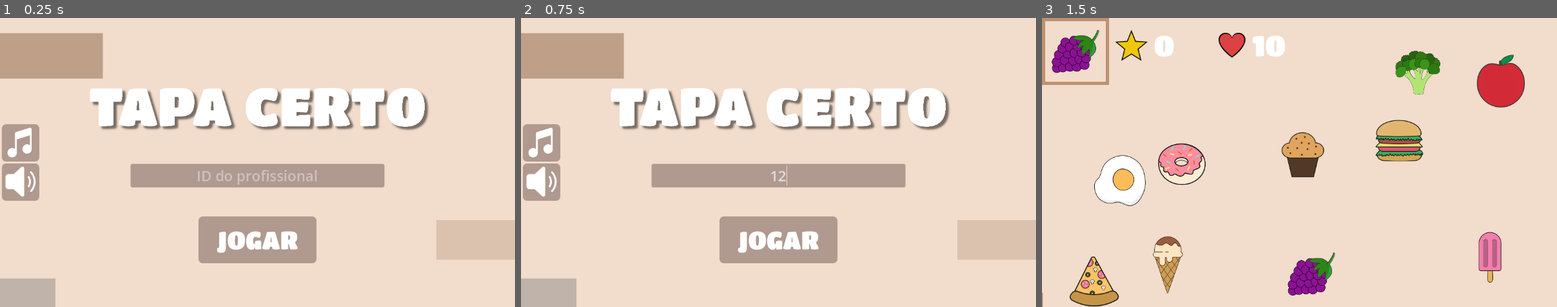
Above: before the commit, frames 1-3 (left to right).
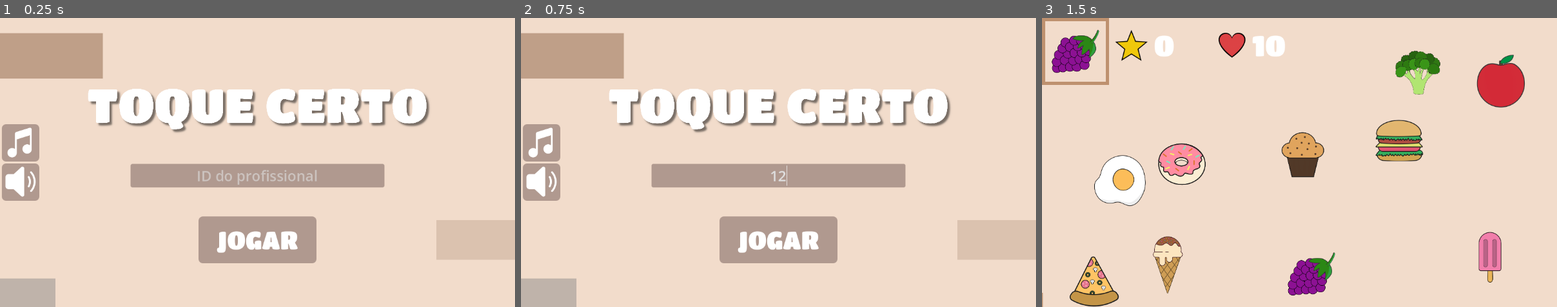
Above: after the commit, the same moments.

Repository: Frankl1sales/Course-Start-Godot
Game: Godot game, scene res://UI/tela_inicial_teste.tscn
Same seed, same stepped clock (60 frames per second), same inputs: the game is played once before the commit and once after it.
Inputs (mouse positions are in pixels of both pictures, inside the frame that each line leads up to):
- Up to frame 1 (0.25 s): no input
- Up to frame 2 (0.75 s): click (778, 176) at 0.52 s; type "12" at 0.6 s
- Up to frame 3 (1.5 s): click "JOGAR" at 1.25 s

The runs differ from the first frame. In frame 1, 5.0% of the frame differs, in the area x 17-84%, y 24-40%; in frame 2, 5.0%; in frame 3, nothing differs.

Commit message:
Altere o nome do jogo para Toque Certo

Diff:
--- a/UI/tela_inicial_teste.tscn
+++ b/UI/tela_inicial_teste.tscn
@@ -61,13 +61,13 @@
 layout_mode = 1
 anchors_preset = -1
 anchor_left = 0.144
-anchor_top = 0.144
+anchor_top = 0.157
 anchor_right = 0.856
 anchor_bottom = 0.46
 offset_left = 0.111984
-offset_top = -0.312004
-offset_right = -0.112122
-offset_bottom = -0.0800476
+offset_top = 0.264
+offset_right = -0.112061
+offset_bottom = -0.0800171
 grow_horizontal = 2
 grow_vertical = 2
 texture = ExtResource("3_7tfet")
--- a/project.godot
+++ b/project.godot
@@ -10,7 +10,7 @@
 
 [application]
 
-config/name="Tapa Certo"
+config/name="Toque Certo"
 run/main_scene="res://UI/tela_inicial_teste.tscn"
 config/features=PackedStringArray("4.3", "Mobile")
 config/icon="res://icon.svg"
--- a/scenes/game_manager/game_manager.gd
+++ b/scenes/game_manager/game_manager.gd
@@ -53,7 +53,7 @@
 var tempo_resposta: float = 0.0
 var timestamp_atual_sessão: float = 0.0  # Duração da sessão em segundos
 var profissional_responsável: String = "Profissional Padrão"  # Nome do profissional responsável
-var nome_jogo: String = "Tapa Certo"  # Nome do jogo
+var nome_jogo: String = "Toque Certo"  # Nome do jogo
 var id_profissional: String = "ID_Padrão_Profissional"
 var caminho: String = OS.get_system_dir(OS.SYSTEM_DIR_DOWNLOADS) + "/game_logs.csv"
 
Binary file changed: assets/logo.png
Not shown, changed: export_presets.cfg
Not shown, changed: README.md
